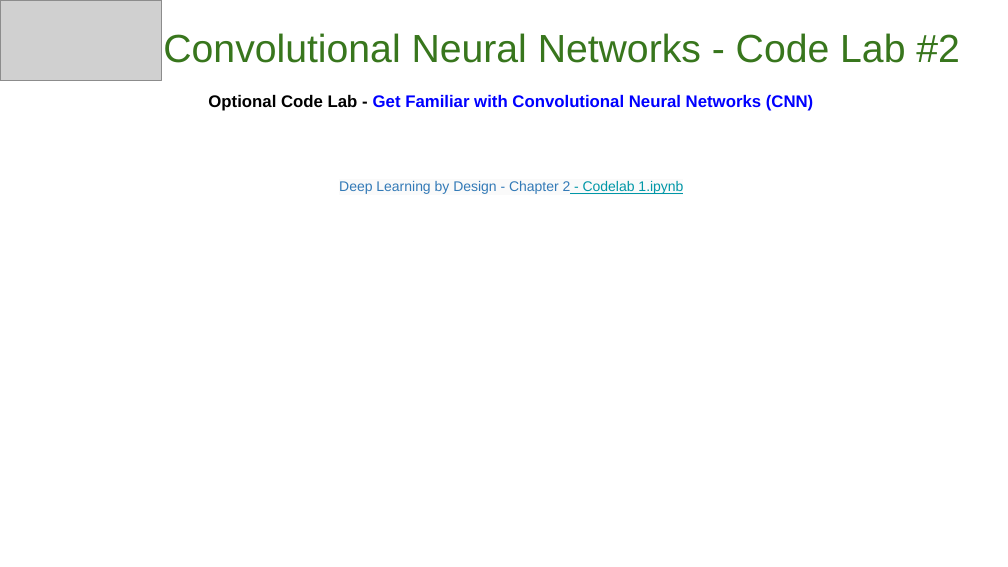
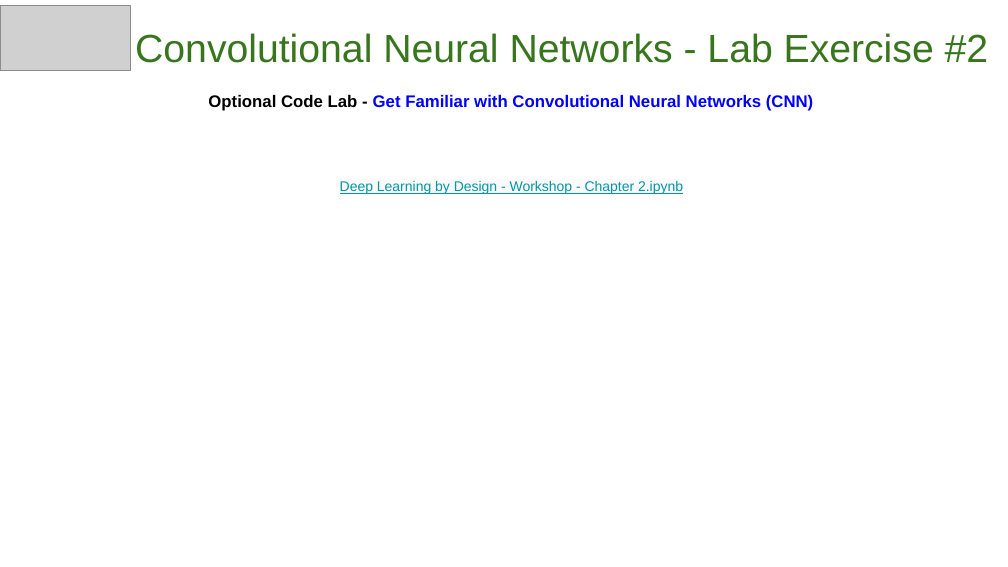
Before and after one commit to GoogleCloudPlatform/keras-idiomatic-programmer, a slide deck: slide 34 of books/deep-learning-by-design/Deep Learning by Design - Workshop - Chapter 2.pptx. Drawn at 1008x567 pixels with LibreOffice and Linux fonts; fonts in the diff are those of the drawing; grey boxes stand for pictures. Boxes give left, top, right and bottom in pixels: in the first picture for what was removed or moved away, otherwise in the second. Text is boxed around its words. In the diff, an @@ line names an element or a change of style, - is before the commit and + after.

Commit message:
correct lab exercise links

```diff
--- a/books/deep-learning-by-design/Deep Learning by Design - Workshop - Chapter 2.pptx
+++ b/books/deep-learning-by-design/Deep Learning by Design - Workshop - Chapter 2.pptx
@@ picture: place and size @@
-picture at (0, 0, 161, 81)
+picture at (0, 6, 130, 72)
@@ subtitle at (135, 33, 989, 63): text changed @@
-Convolutional Neural Networks - Code Lab #2
+Convolutional Neural Networks - Lab Exercise #2
@@ text at (340, 181, 683, 194): text changed; text colour #337AB7 to #0097A7 @@
-Deep Learning by Design - Chapter 2 - Codelab 1.ipynb
+Deep Learning by Design - Workshop - Chapter 2.ipynb
```
Also in this commit, not shown: 1 other slide changed, 1 other file.
